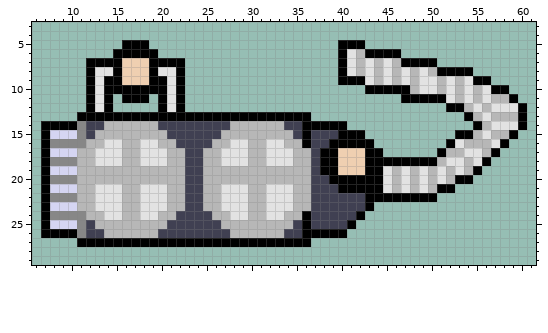
File history of a pixel-art sprite, dat/spr/hands.png. That is the earlier state.
The file is 64x32 pixels. Pixels under 10% opacity are left out. Colours within 5 levels of each other are drawn and written as one. Shown: x 6..61, y 3..29.
Now the later version:
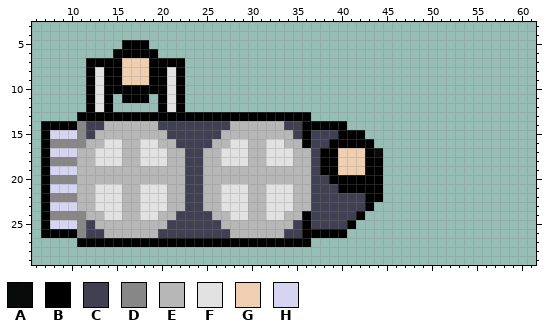
Palette (. is transparent): A #000000f0  B #000000  C #404052  D #878787  E #b7b7b7  F #e2e2e2  G #efcfb1  H #d5d5f2
The edit:
y 5: x 40..42 BBB -> ...
y 6: x 40..46 BFEBBBB -> .......
y 7: x 40..50 BFEFEFEBBBB -> ...........
y 8: x 14 F -> B; x 20 F -> B; x 40..54 BFEFEFEFEFEBBBB -> ...............
y 9: x 40..56 BBBFEFEFEFFEFEFBB -> .................
y 10: x 43..58 BBBBBEFFEFEFEFBB -> ................
y 11: x 47..59 BBBBBFEFEFEEB -> .............
y 12: x 52..60 BBEFEFFFB -> .........
y 13: x 54..60 BEFEEEB -> .......
y 14: x 55..60 BEFFFB -> ......
y 15: x 53..59 BBEFEEB -> .......
y 16: x 52..58 BFEEEFB -> .......
y 17: x 44 B -> A; x 51..57 BEEFFEB -> .......
y 18: x 45..56 BBBBBBEFFEFB -> ............
y 19: x 45..55 FEFEFEFEFEB -> ...........
y 20: x 45..54 FEFEFEFEBB -> ..........
y 21: x 45..52 FEFEFEBB -> ........
y 22: x 45..50 BBBBBB -> ......
